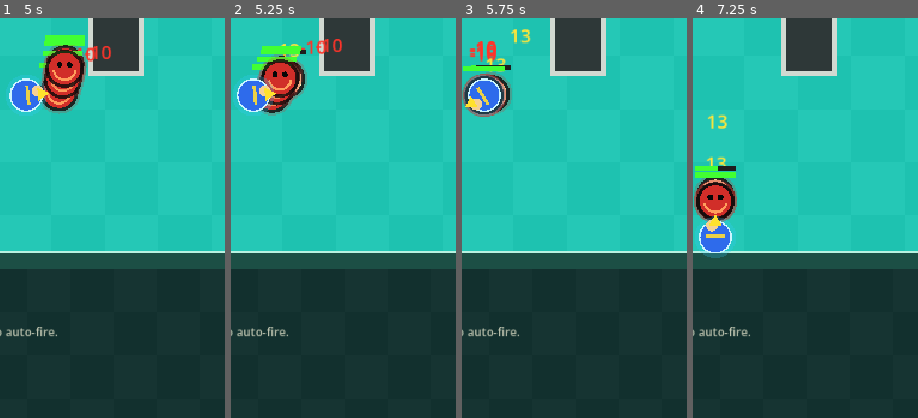
Above: before the commit, frames 1-4 (left to right).
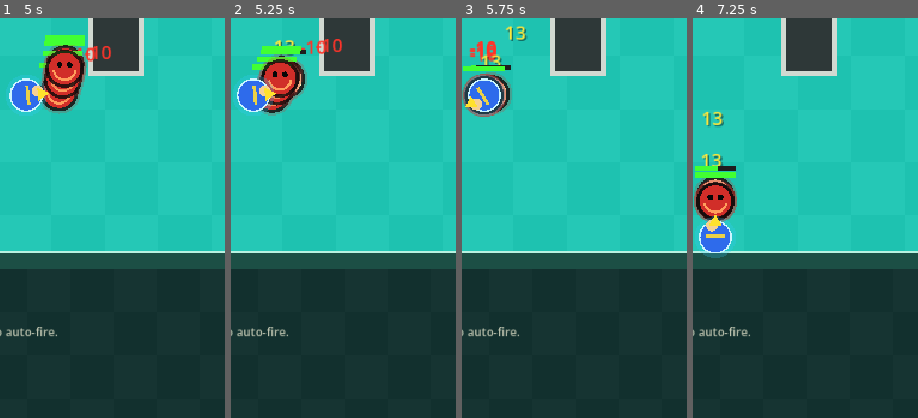
Above: after the commit, the same moments.

Repository: Stoner609/jade-bow-arrow
Game: Godot game, scene res://Main.tscn
The game is run twice, just before and just after one commit, with the same random seed, the same clock (stepped at 60 frames per second) and the same inputs.
Inputs (mouse positions are % of the whole screen's width and height, from its top left):
- Up to frame 1 (5 s): click "Start" at 0.5 s; tap Enter at 1.25 s; move the mouse to (72, 45) at 1.27 s; hold Right (move_right) 1.28-2 s; tap 1 at 1.35 s; click (72, 45) at 1.42 s; drag from (30, 55) to (45, 70) at 2.02 s; move the mouse to (60, 28) at 2.77 s; hold Right (move_right) 2.78-3.5 s; tap 3 at 2.85 s; drag from (45, 70) to (20, 35) at 3.52 s; move the mouse to (80, 65) at 4.27 s; hold Left (move_left) from 4.28 s (still down); tap 2 at 4.35 s
- Up to frame 2 (5.25 s): release Left (move_left) at 5 s; drag from (20, 35) to (35, 25) at 5.02 s
- Up to frame 3 (5.75 s): no input
- Up to frame 4 (7.25 s): move the mouse to (55, 50) at 5.77 s; hold Down (move_down) 5.78-6.5 s; tap 1 at 5.85 s; click (55, 50) at 5.92 s; drag from (35, 25) to (30, 55) at 6.52 s
The pictures show only the part of the screen within x 42-92%, y 50-100%; the shares and areas given below are measured in that part.

Frame 1 is identical in both runs. In frame 2, 0.2% of the frame differs, in the area x 19-31%, y 5-10%; in frame 3, 0.6%; in frame 4, 0.6%, in the area x 3-16%, y 23-37%.

Commit message:
Tune upgrade balance and improve combat feedback
- Rebalance upgrade values and weights to reduce late-run power scaling
- Add a configurable debug start room for faster test iteration
- Show distinct critical hit floating text with larger size, color, and motion
- Improve lifesteal feedback with larger green healing text and shadow
- Preserve critical hit state through arrow collision damage handling
- Expand smoke tests for debug room startup, balance caps, lifesteal text, and crit feedback

Diff:
--- a/scripts/core/constants.gd
+++ b/scripts/core/constants.gd
@@ -3,6 +3,7 @@
 const VIEW_SIZE := Vector2(540, 960)
 const ARENA := Rect2(Vector2(34, 140), Vector2(472, 620))
 const MAX_ROOMS := 8
+const DEBUG_START_ROOM := 1
 const PLAYER_RADIUS := 18.0
 const ENEMY_RADIUS := 19.0
 const ARROW_RADIUS := 6.0
--- a/scripts/core/game.gd
+++ b/scripts/core/game.gd
@@ -166,7 +166,13 @@
 
 # 用途：接收敵人節點受傷事件，顯示傷害數字。
 func _on_enemy_damaged(enemy: Dictionary, damage: int) -> void:
-	floating_texts.append({"pos": enemy.pos + Vector2(-12, -24), "text": str(damage), "color": Color(1.0, 0.9, 0.22), "life": 0.65})
+	var is_crit: bool = bool(enemy.get("last_hit_crit", false))
+	var text := "CRIT %d" % damage if is_crit else str(damage)
+	var color := Color(1.0, 0.38, 0.12) if is_crit else Color(1.0, 0.9, 0.22)
+	var size := 30 if is_crit else 22
+	var life := 0.82 if is_crit else 0.65
+	var velocity := Vector2(0, -50) if is_crit else Vector2(0, -34)
+	floating_texts.append({"pos": enemy.pos + Vector2(-18, -28), "text": text, "color": color, "life": life, "size": size, "velocity": velocity, "shadow": true})
 
 
 # 用途：接收敵人節點死亡事件，移除資料並產生掉落。
@@ -340,7 +346,7 @@
 # 用途：重設玩家與關卡，正式開始一輪遊戲。
 func _start_run() -> void:
 	mode = Mode.PLAYING
-	room_index = 1
+	room_index = clamp(Constants.DEBUG_START_ROOM, 1, Constants.MAX_ROOMS)
 	wave_index = 0
 	total_waves = 1
 	wave_break_timer = 0.0
@@ -470,6 +476,7 @@
 		if hit == -1:
 			continue
 
+		enemies[hit]["pending_hit_crit"] = bool(arrow.get("crit", false))
 		_damage_enemy(hit, int(arrow.damage), arrow.vel.normalized())
 		if arrow.pierce_left > 0:
 			arrow.pierce_left -= 1
@@ -571,6 +578,8 @@
 # 用途：將傷害委派給敵人節點，節點負責生命、受傷閃爍與死亡訊號。
 func _damage_enemy(index: int, damage: int, direction: Vector2) -> void:
 	var enemy: Dictionary = enemies[index]
+	enemy["last_hit_crit"] = bool(enemy.get("pending_hit_crit", false))
+	enemy.erase("pending_hit_crit")
 	if enemy.kind == "boss":
 		damage = int(round(float(damage) * (1.0 + float(player.get("boss_damage_bonus", 0.0)))))
 	if enemy.has("node") and is_instance_valid(enemy.node):
@@ -587,7 +596,7 @@
 	if heal <= 0:
 		return
 	player.hp = min(int(player.max_hp), int(player.hp) + heal)
-	floating_texts.append({"pos": player.pos + Vector2(-14, -46), "text": "+%d" % heal, "color": Color(0.35, 1.0, 0.5), "life": 0.65})
+	floating_texts.append({"pos": player.pos + Vector2(-18, -48), "text": "+%d" % heal, "color": Color(0.2, 1.0, 0.52), "life": 0.78, "size": 26, "velocity": Vector2(0, -28), "shadow": true})
 
 
 # 用途：扣除玩家生命、顯示受傷效果，並在生命歸零時結束遊戲。
@@ -772,7 +781,7 @@
 # 用途：更新傷害與回血浮動文字的位置與生命週期。
 func _update_floating_texts(delta: float) -> void:
 	for i in range(floating_texts.size() - 1, -1, -1):
-		floating_texts[i].pos += Vector2(0, -34) * delta
+		floating_texts[i].pos += floating_texts[i].get("velocity", Vector2(0, -34)) * delta
 		floating_texts[i].life -= delta
 		if floating_texts[i].life <= 0.0:
 			floating_texts.remove_at(i)
@@ -852,4 +861,7 @@
 # 用途：繪製傷害、回血等浮動數字文字。
 func _draw_floating_texts() -> void:
 	for text in floating_texts:
-		draw_string(ThemeDB.fallback_font, text.pos, text.text, HORIZONTAL_ALIGNMENT_LEFT, -1, 22, text.color)
+		var size: int = int(text.get("size", 22))
+		if bool(text.get("shadow", false)):
+			draw_string(ThemeDB.fallback_font, text.pos + Vector2(2, 2), text.text, HORIZONTAL_ALIGNMENT_LEFT, -1, size, Color(0, 0, 0, 0.45))
+		draw_string(ThemeDB.fallback_font, text.pos, text.text, HORIZONTAL_ALIGNMENT_LEFT, -1, size, text.color)
--- a/scripts/ui/upgrade_catalog.gd
+++ b/scripts/ui/upgrade_catalog.gd
@@ -1,16 +1,16 @@
 extends RefCounted
 
 const UPGRADES := [
-	{"id": "power_shot", "name": "Power Shot", "desc": "+4 damage", "effect": {"stat": "power", "op": "add", "value": 4}, "weight": 24},
-	{"id": "quick_draw", "name": "Quick Draw", "desc": "faster auto-fire", "effect": {"stat": "fire_rate", "op": "add", "value": -0.06, "min": 0.25}, "weight": 20},
-	{"id": "vitality", "name": "Vitality", "desc": "+18 max HP", "effect": {"stat": "max_hp", "op": "add_with_heal", "value": 18}, "weight": 22},
-	{"id": "swift_steps", "name": "Swift Steps", "desc": "+28 move speed", "effect": {"stat": "speed", "op": "add", "value": 28, "max": 390}, "weight": 18},
-	{"id": "blood_arrow", "name": "Blood Arrow", "desc": "heal 6% arrow damage", "effect": {"stat": "lifesteal", "op": "add", "value": 0.06, "max": 0.18}, "weight": 10},
-	{"id": "critical_eye", "name": "Critical Eye", "desc": "+10% crit chance", "effect": {"stat": "crit_chance", "op": "add", "value": 0.10, "max": 0.40}, "weight": 12},
-	{"id": "giant_slayer", "name": "Giant Slayer", "desc": "+18% boss damage", "effect": {"stat": "boss_damage_bonus", "op": "add", "value": 0.18, "max": 0.54}, "weight": 9},
-	{"id": "twin_arrow", "name": "Twin Arrow", "desc": "+1 arrow", "effect": {"stat": "arrows", "op": "add", "value": 1, "max": 4}, "weight": 14, "requires": {"stat": "arrows", "op": "lt", "value": 4}},
-	{"id": "piercing", "name": "Piercing", "desc": "arrows pass through 1 enemy", "effect": {"stat": "pierce", "op": "add", "value": 1, "max": 3}, "weight": 12, "requires": {"stat": "pierce", "op": "lt", "value": 3}},
-	{"id": "ricochet", "name": "Ricochet", "desc": "first hit bounces", "effect": {"stat": "ricochet", "op": "set", "value": true}, "weight": 8, "requires": {"stat": "ricochet", "op": "is_false"}}
+	{"id": "power_shot", "name": "Power Shot", "desc": "+4 damage", "effect": {"stat": "power", "op": "add", "value": 4}, "weight": 22},
+	{"id": "quick_draw", "name": "Quick Draw", "desc": "faster auto-fire", "effect": {"stat": "fire_rate", "op": "add", "value": -0.05, "min": 0.28}, "weight": 18},
+	{"id": "vitality", "name": "Vitality", "desc": "+18 max HP", "effect": {"stat": "max_hp", "op": "add_with_heal", "value": 18}, "weight": 20},
+	{"id": "swift_steps", "name": "Swift Steps", "desc": "+22 move speed", "effect": {"stat": "speed", "op": "add", "value": 22, "max": 360}, "weight": 14},
+	{"id": "blood_arrow", "name": "Blood Arrow", "desc": "heal 4% arrow damage", "effect": {"stat": "lifesteal", "op": "add", "value": 0.04, "max": 0.12}, "weight": 8},
+	{"id": "critical_eye", "name": "Critical Eye", "desc": "+8% crit chance", "effect": {"stat": "crit_chance", "op": "add", "value": 0.08, "max": 0.32}, "weight": 10},
+	{"id": "giant_slayer", "name": "Giant Slayer", "desc": "+12% boss damage", "effect": {"stat": "boss_damage_bonus", "op": "add", "value": 0.12, "max": 0.36}, "weight": 7},
+	{"id": "twin_arrow", "name": "Twin Arrow", "desc": "+1 arrow", "effect": {"stat": "arrows", "op": "add", "value": 1, "max": 4}, "weight": 12, "requires": {"stat": "arrows", "op": "lt", "value": 4}},
+	{"id": "piercing", "name": "Piercing", "desc": "arrows pass through 1 enemy", "effect": {"stat": "pierce", "op": "add", "value": 1, "max": 3}, "weight": 10, "requires": {"stat": "pierce", "op": "lt", "value": 3}},
+	{"id": "ricochet", "name": "Ricochet", "desc": "first hit bounces", "effect": {"stat": "ricochet", "op": "set", "value": true}, "weight": 7, "requires": {"stat": "ricochet", "op": "is_false"}}
 ]
 
 
--- a/tests/smoke_test.gd
+++ b/tests/smoke_test.gd
@@ -31,6 +31,10 @@
 	await process_frame
 	if game.mode != game.Mode.PLAYING:
 		push_error("HUD start signal did not enter playing mode.")
+		quit(1)
+		return
+	if game.room_index != game.Constants.DEBUG_START_ROOM:
+		push_error("Run did not start from the configured debug room.")
 		quit(1)
 		return
 
@@ -69,6 +73,11 @@
 	game.UpgradeCatalog.apply_upgrade(upgrade_test_player, power_upgrade)
 	if int(upgrade_test_player.power) != 17:
 		push_error("Upgrade catalog did not apply a stat effect.")
+		quit(1)
+		return
+	var blood_arrow: Dictionary = game.UpgradeCatalog.UPGRADES.filter(func(upgrade: Dictionary) -> bool: return upgrade.id == "blood_arrow")[0]
+	if float(blood_arrow.effect.value) > 0.04 or float(blood_arrow.effect.max) > 0.12:
+		push_error("Blood Arrow balance values are higher than expected.")
 		quit(1)
 		return
 	upgrade_test_player.arrows = 4
@@ -196,6 +205,10 @@
 		push_error("Lifesteal did not heal the player after damage.")
 		quit(1)
 		return
+	if game.floating_texts.is_empty() or int(game.floating_texts.back().get("size", 0)) < 26:
+		push_error("Lifesteal did not create the larger green heal text.")
+		quit(1)
+		return
 	chase_enemy.kind = "boss"
 	chase_enemy.hp = 100
 	game.player.boss_damage_bonus = 0.5
@@ -209,6 +222,20 @@
 	game._fire_at_nearest_enemy()
 	if game.arrows.is_empty() or int(game.arrows.back().damage) != int(game.player.power) * 2:
 		push_error("Critical upgrade did not affect arrow damage.")
+		quit(1)
+		return
+	chase_enemy.kind = "crawler"
+	chase_enemy.hp = 100
+	chase_enemy.max_hp = 100
+	game.arrows.back().pos = chase_enemy.pos
+	var crit_text_count_before: int = game.floating_texts.size()
+	game._update_arrows(0.1)
+	var found_crit_text := false
+	for text_index in range(crit_text_count_before, game.floating_texts.size()):
+		if String(game.floating_texts[text_index].text).begins_with("CRIT"):
+			found_crit_text = true
+	if not found_crit_text:
+		push_error("Critical hit did not create distinct critical damage text.")
 		quit(1)
 		return
 	chase_enemy.kind = "crawler"
Not shown: 1 places in Main.tscn that only renumber resources
